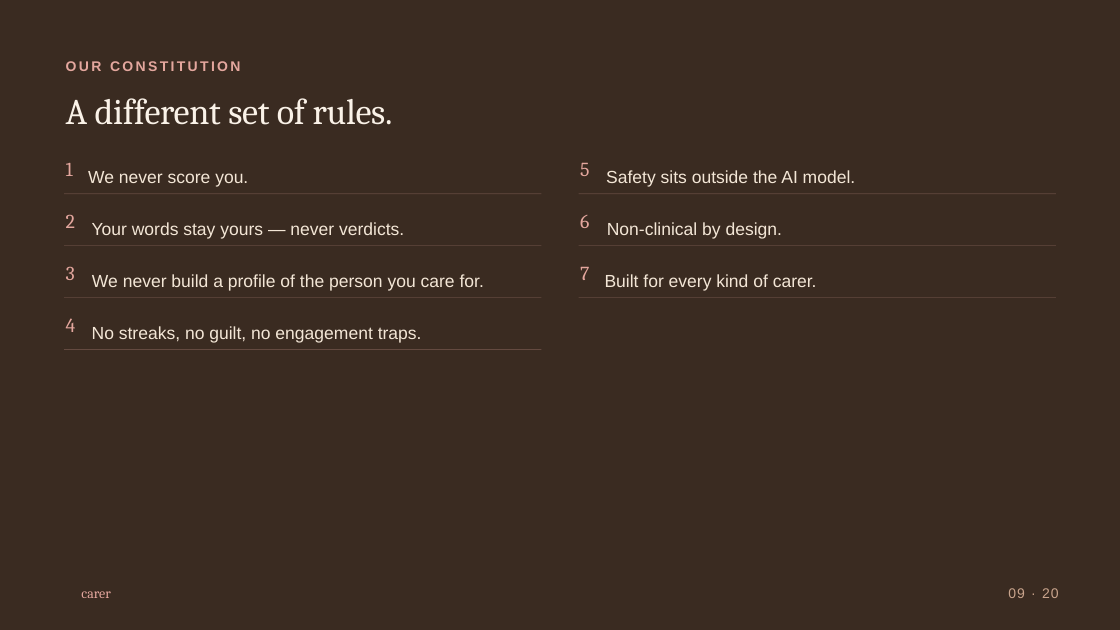
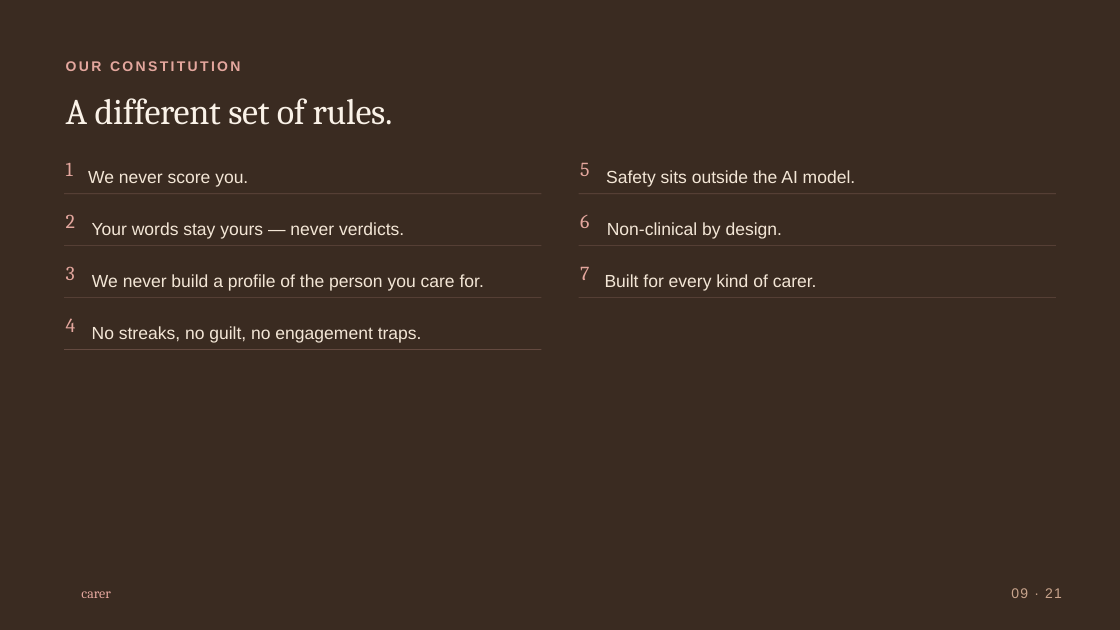
Before and after one commit to ranazia517/carer_social, a slide deck: slide 9 of slides/carer-pitch-deck.pptx. Drawn at 1120x630 pixels with LibreOffice and Linux fonts; fonts in the diff are those of the drawing; background and template pictures are left out. Boxes give left, top, right and bottom in pixels: in the first picture for what was removed or moved away, otherwise in the second. Text is boxed around its words. In the diff, an @@ line names an element or a change of style, - is before the commit and + after.

```diff
--- a/slides/carer-pitch-deck.pptx
+++ b/slides/carer-pitch-deck.pptx
@@ text at (1011, 588, 1062, 598): text changed @@
-09 · 20
+09 · 21
```
Also in this commit, not shown: 18 other slides changed, 1 slide added, 24 other files.
